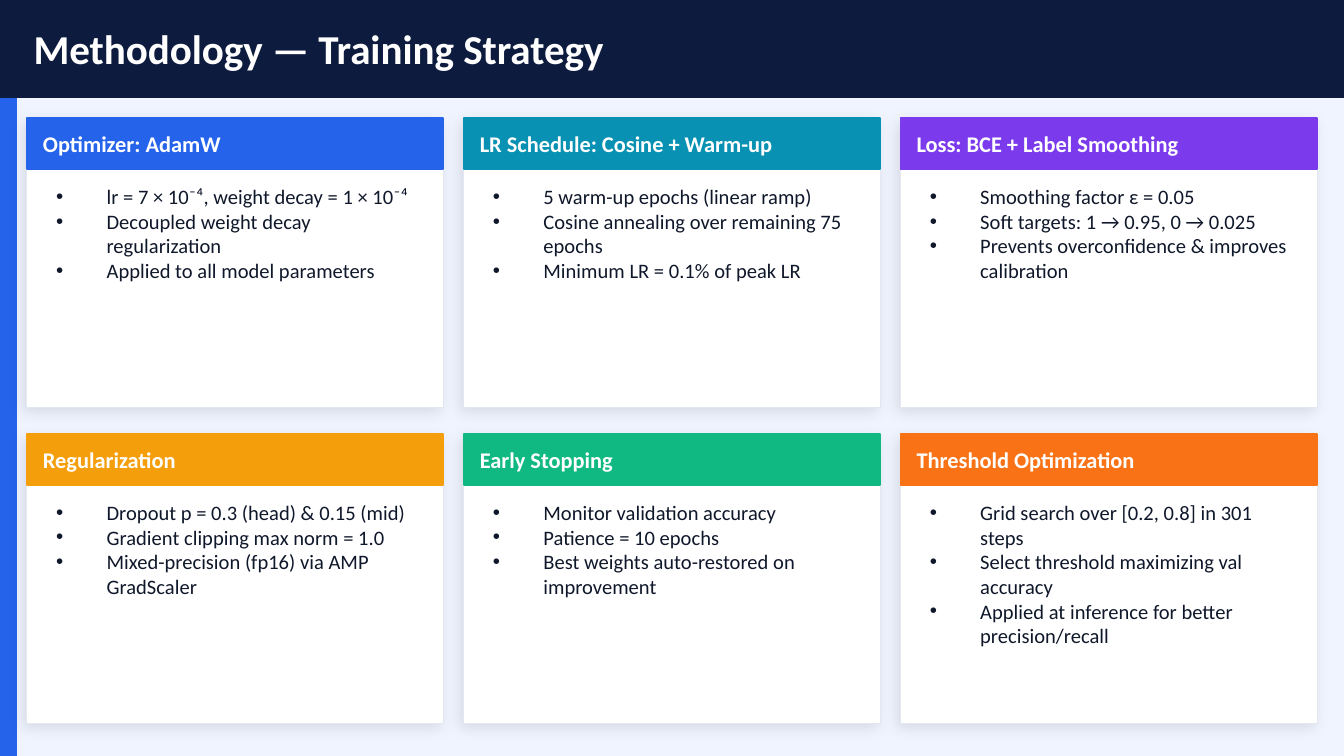
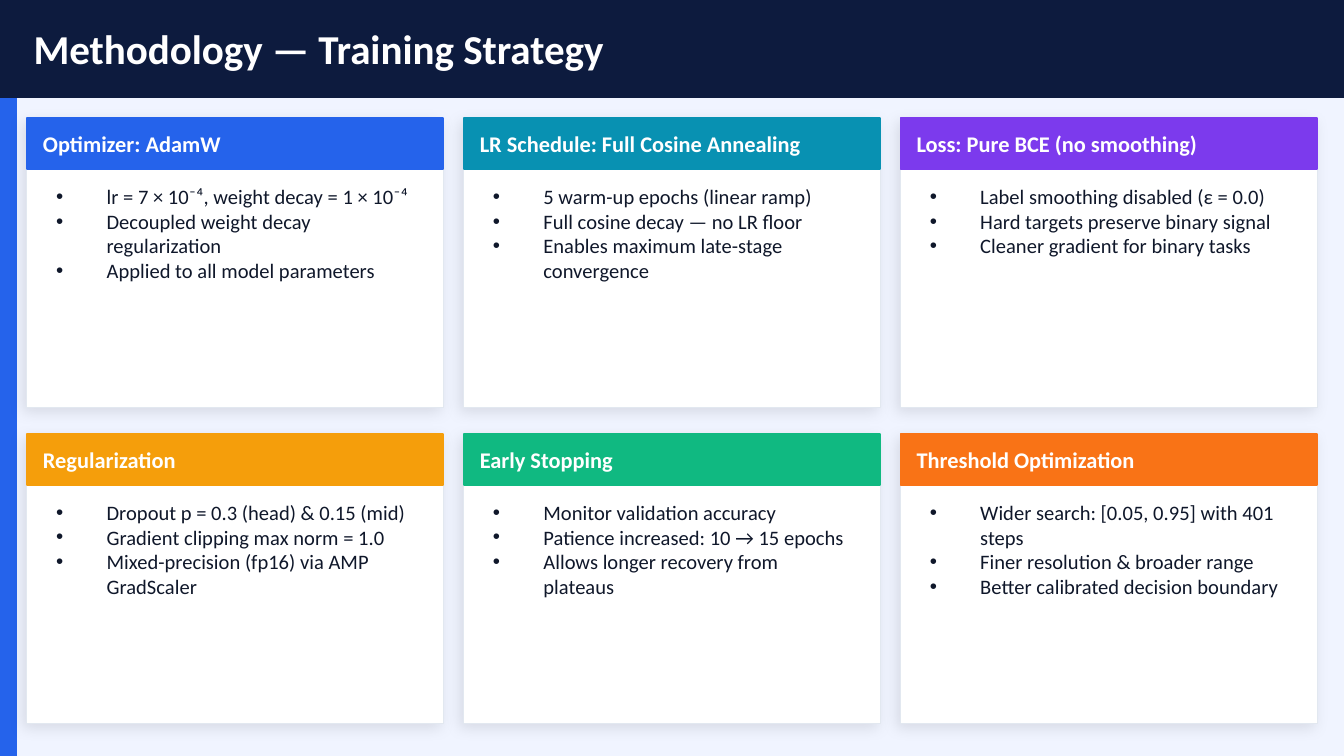
Before and after one commit to lochansurya/CS5480-DL-Kaggle-Competition-2026, a slide deck: slide 6 of presentation/ImagesBinaryClassification.pptx. Drawn at 1344x756 pixels with LibreOffice and Linux fonts; fonts in the diff are those of the drawing. Boxes give left, top, right and bottom in pixels: in the first picture for what was removed or moved away, otherwise in the second. Text is boxed around its words. In the diff, an @@ line names an element or a change of style, - is before the commit and + after.

```diff
--- a/presentation/ImagesBinaryClassification.pptx
+++ b/presentation/ImagesBinaryClassification.pptx
@@ text at <box>480,136,800,156</box>: text changed @@
-LR Schedule: Cosine + Warm-up
+LR Schedule: Full Cosine Annealing
@@ text at <box>917,135,1197,156</box>: text changed @@
-Loss: BCE + Label Smoothing
+Loss: Pure BCE (no smoothing)
@@ text at <box>980,189,1271,257</box>: text changed @@
-• Smoothing factor ε = 0.05
-• Soft targets: 1 → 0.95, 0 → 0.025
-• Prevents overconfidence & improves calibration
+• Label smoothing disabled (ε = 0.0)
+• Hard targets preserve binary signal
+• Cleaner gradient for binary tasks
@@ text at <box>543,214,803,282</box>: text changed @@
-• Cosine annealing over remaining 75 epochs
-• Minimum LR = 0.1% of peak LR
+• Full cosine decay — no LR floor
+• Enables maximum late-stage convergence
@@ text at <box>980,505,1277,598</box>: text changed @@
-• Grid search over [0.2, 0.8] in 301 steps
-• Select threshold maximizing val accuracy
-• Applied at inference for better precision/recall
+• Wider search: [0.05, 0.95] with 401 steps
+• Finer resolution & broader range
+• Better calibrated decision boundary
@@ text at <box>543,530,843,598</box>: text changed @@
-• Patience = 10 epochs
-• Best weights auto-restored on improvement
+• Patience increased: 10 → 15 epochs
+• Allows longer recovery from plateaus
```
Also in this commit, not shown: 4 other slides changed.
